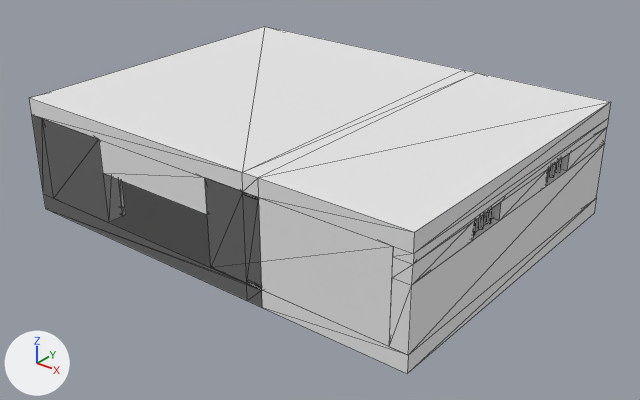
An edit to the FBX model Assets/Models/Rooms/CameoRoom0.fbx, drawn before and after from the same camera.
Camera for both pictures: a 50 mm camera at (0.328, -0.371, 0.227) aimed at (0.038, -0.008, 0.003). Every picture has the same lights, and +X, +Y and +Z are marked at lower left. Mesh edges are drawn as thin lines. Where no turn or scale is listed for an object, it has been applied to the vertices. Vertices at the same position are counted once.

The first picture shows 'PrisonRoom0CollisionObject', 'PrisonRoom0Object'.
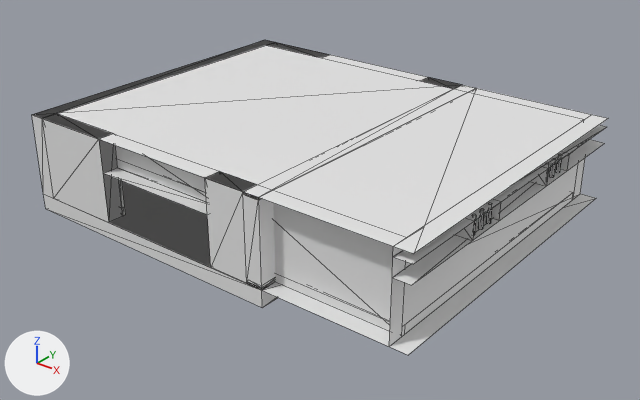
Boxes (x1, y1, x2, y2) around the edits, measured in the pictures (640 x 400 px):
'PrisonRoom0Object', reshaped (9% shorter)
    before: (29, 26, 611, 374)
    after: (34, 40, 608, 355)
part 1 of me_prisonroom0mesh_001, deleted
    before: (29, 26, 611, 374)
'PrisonRoom0CollisionObject', unchanged, uncovered by the edit
    before: (44, 178, 262, 307)
    after: (32, 40, 475, 308)

Patch to the scene script:
```diff
--- a/Assets/Models/Rooms/CameoRoom0.fbx.py
+++ b/Assets/Models/Rooms/CameoRoom0.fbx.py
@@ me_prisonroom0mesh_001 @@
 # used by ob_prisonroom0object; location = (0.0, 0.0, 0.0)
-me_prisonroom0mesh_001.from_pydata(...)  # 619 vertices, 1136 faces; spans x -0.1..0.16, y -0.1..0.1, z -0.01..0.06
+me_prisonroom0mesh_001.from_pydata(...)  # 603 vertices, 688 faces; spans x -0.1..0.16, y -0.1..0.1, z 0.0..0.05
+# me_prisonroom0mesh_001 part 1
+# 16 vertices are removed from x -0.1..0.16, y -0.1..0.1, z -0.01..0.06
+# 448 faces are deleted
 me_prisonroom0mesh_001.materials.append(mat_concrete0)
@@ me_prisonroom0mesh_001 @@
 me_prisonroom0mesh_001.materials.append(mat_metal0)
-me_prisonroom0mesh_001.materials.append(mat_boundsmaterial)  # white #e7e7e7
```
